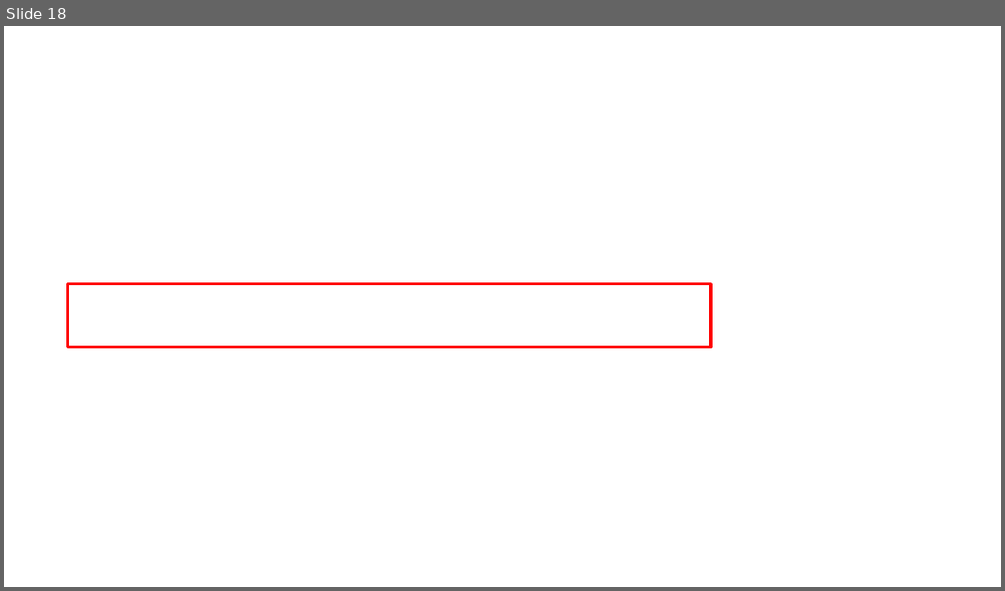
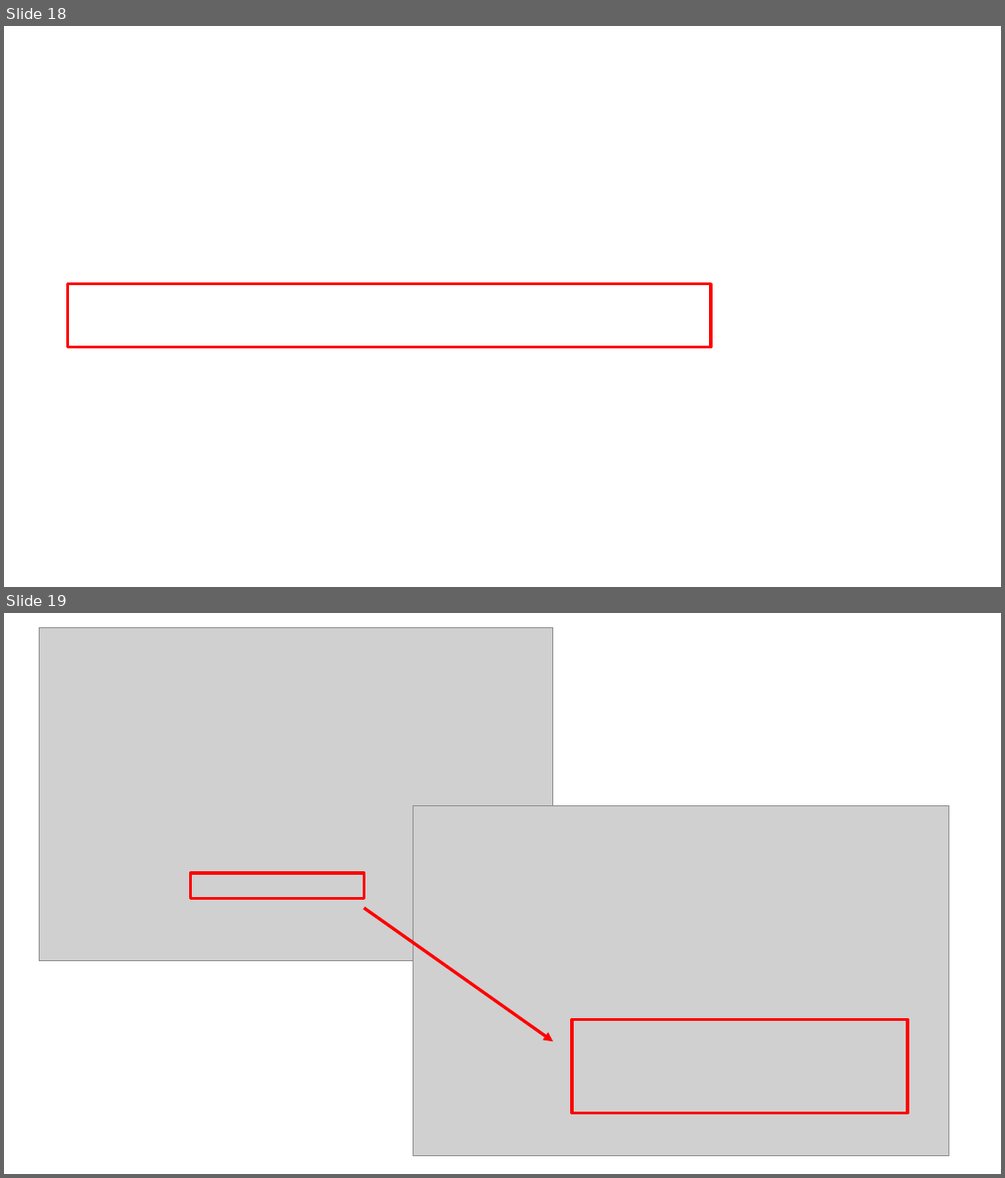
Before and after one commit to runceel/AzureFunctionsLab, a slide deck: images/ImageSource.pptx. Shown one above the other, each under a label of ours: slide 18 before the commit, slides 18 and 19 after it. The pictures are 1005x591 and 1005x1178 pixels, drawn with LibreOffice and Linux fonts; fonts in the diff are those of the drawing; grey boxes stand for pictures; background and template pictures are left out. Boxes give left, top, right and bottom in pixels: in the first picture for what was removed or moved away, otherwise in the second. Text is boxed around its words. In the diff, an @@ line names an element or a change of style, - is before the commit and + after.

Commit message:
wip

```diff
--- a/images/ImageSource.pptx
+++ b/images/ImageSource.pptx
@@ slide 19 added at <box>4,613,1001,1174</box>, background #FFFFFF @@
@@ picture added at <box>39,628,553,962</box> @@
@@ picture added at <box>413,806,948,1156</box> @@
@@ rectangle added at <box>190,873,364,899</box>, outline #FF0000 3 pt @@
@@ arrow added from (364, 908) to (553, 1041), #FF0000 3 pt @@
@@ rectangle added at <box>573,1019,908,1112</box>, outline #FF0000 3 pt @@
```
Also in this commit, not shown: 6 other slides added.
